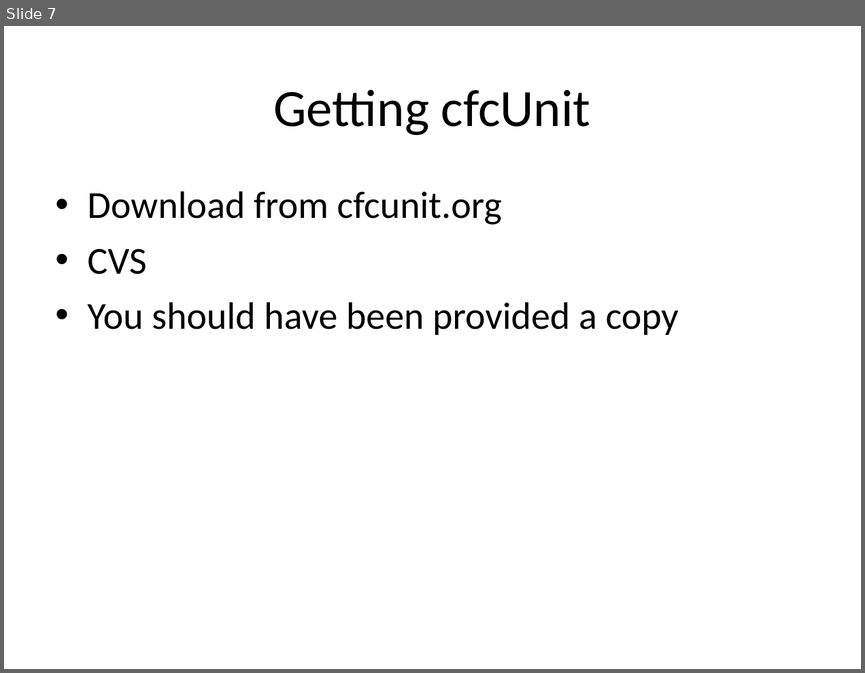
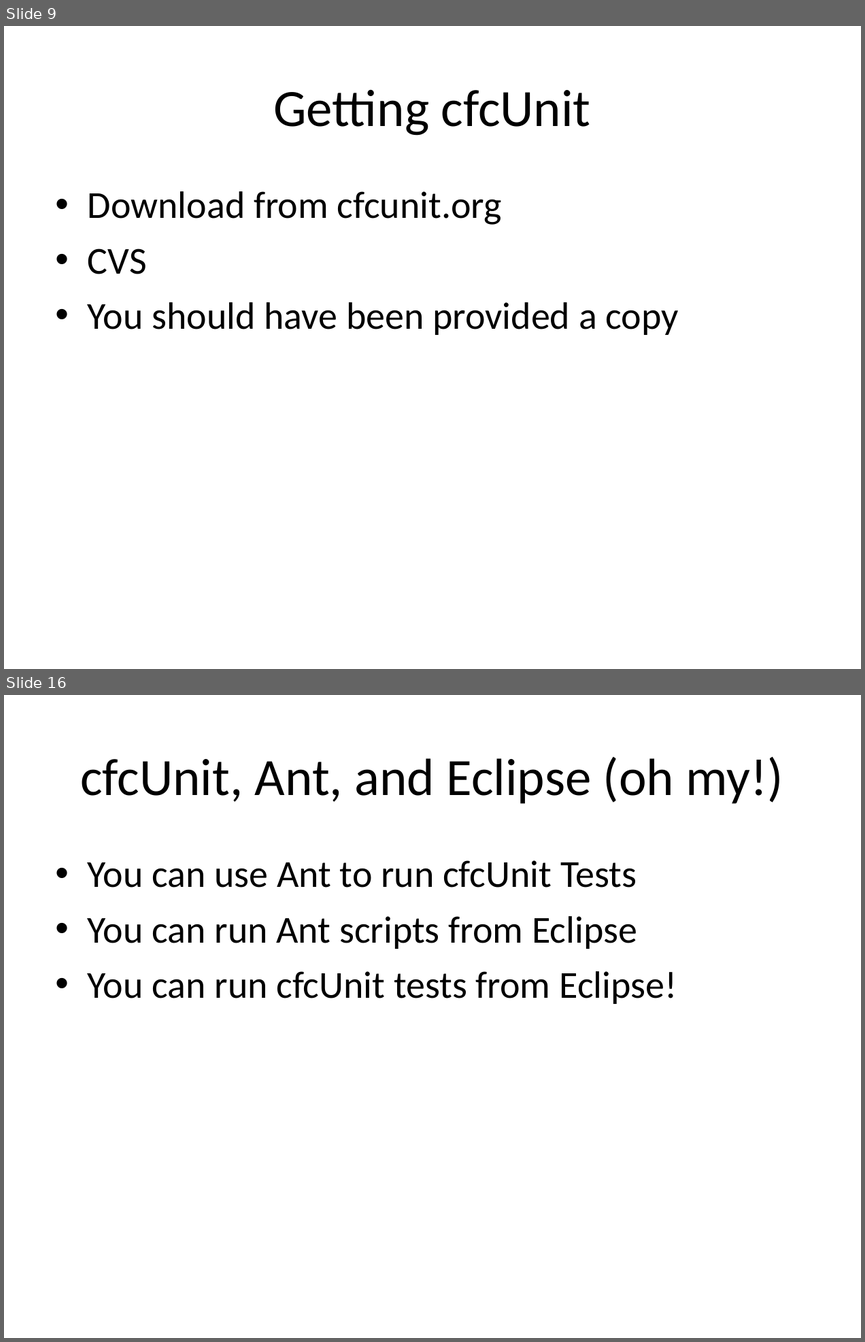
Before and after one commit to dhughes/OldPresentations, a slide deck: Trunk/Model-Glue 3 Day For Teratech/documents/CFCUnit Crash Course.ppt. Shown one above the other, each under a label of ours: slide 7 before the commit, slides 9 and 16 after it; the slides between them are not shown. The pictures are 865x673 and 865x1342 pixels, drawn with LibreOffice and Linux fonts; fonts in the diff are those of the drawing; background and template pictures are left out. Boxes give left, top, right and bottom in pixels: in the first picture for what was removed or moved away, otherwise in the second. Text is boxed around its words. In the diff, an @@ line names an element or a change of style, - is before the commit and + after.

```diff
--- a/Trunk/Model-Glue 3 Day For Teratech/documents/CFCUnit Crash Course.ppt
+++ b/Trunk/Model-Glue 3 Day For Teratech/documents/CFCUnit Crash Course.ppt
@@ slide 16 added at box(4, 695, 861, 1338), background picture (left out) @@
@@ title added at box(80, 757, 783, 804), 44 pt, text #000000 @@
+cfcUnit, Ant, and Eclipse (oh my!)
@@ text added at box(88, 860, 677, 1004), 32 pt, text #000000 @@
+• You can use Ant to run cfcUnit Tests
+• You can run Ant scripts from Eclipse
+• You can run cfcUnit tests from Eclipse!
@@ what was slide 7 is now slide 9 @@
```
Also in this commit, not shown: 2 slides changed, 11 other slides added, 2 slides removed, 6 other files.
